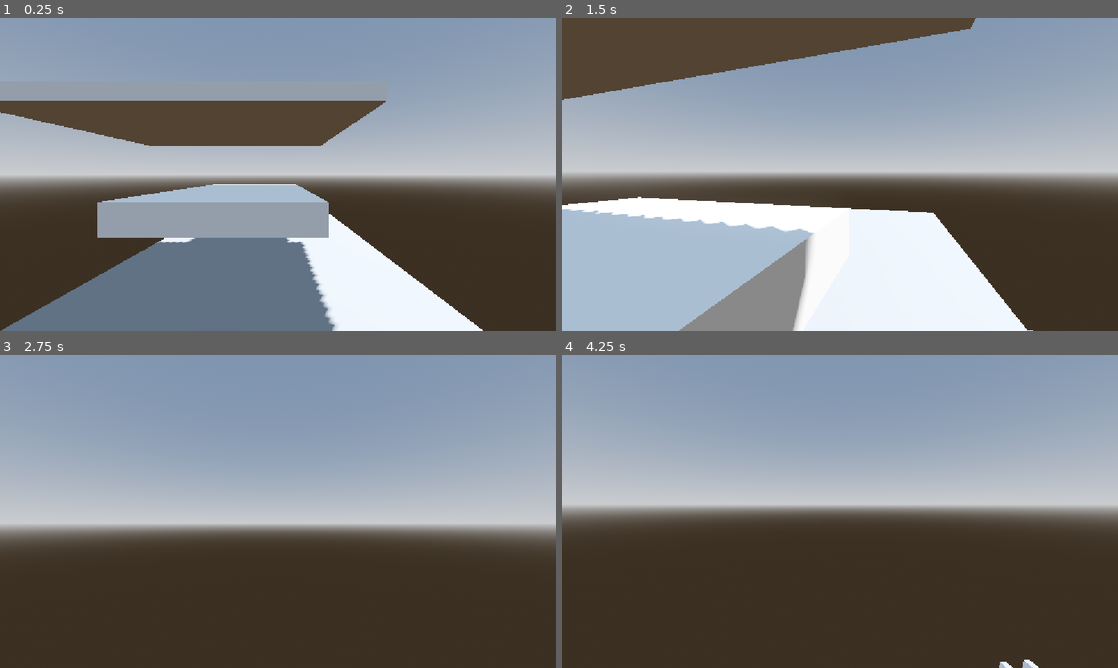
Above: before the commit, frames 1-4 (two rows, left to right).
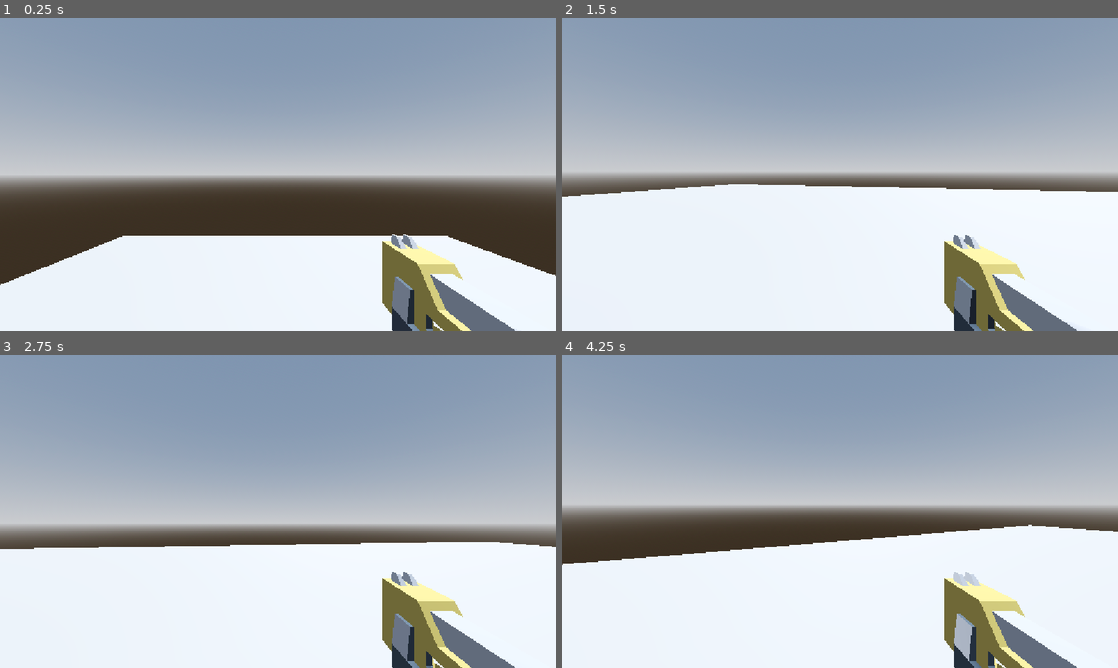
Above: after the commit, the same moments.

Repository: ErneElg162/DangDezeDubiousDimensions
Game: Godot game, scene res://Test.tscn
Same seed, same stepped clock (60 frames per second), same inputs: the game is played once before the commit and once after it.
Inputs (mouse positions are in pixels of both pictures, inside the frame that each line leads up to):
- Up to frame 1 (0.25 s): no input
- Up to frame 2 (1.5 s): tap Enter (ui_accept) at 0.5, 0.77 s; move the mouse to (867, 174) at 0.52 s; hold Right mouse button (pull, bound only after the commit) 0.53-1.28 s; hold W (forward) from 0.53 s (still down); click (867, 174) at 0.6 s; move the mouse to (812, 174) at 1.27 s; right-click (812, 174) at 1.35 s
- Up to frame 3 (2.75 s): keep holding W (forward); tap Enter (ui_accept) at 1.52 s; click (250, 511) at 1.55 s; move the mouse to (289, 505) at 2.02 s; hold Right mouse button (pull, bound only after the commit) from 2.03 s (still down); click (289, 505) at 2.1 s
- Up to frame 4 (4.25 s): keep holding W (forward); move the mouse to (834, 517) at 2.77 s; release Right mouse button (pull, bound only after the commit) at 2.78 s; right-click (834, 517) at 2.85 s; tap Enter (ui_accept) at 3.02, 3.77 s; click (834, 517) at 3.05 s; move the mouse to (878, 514) at 3.52 s; hold Right mouse button (pull, bound only after the commit) from 3.53 s (still down); click (878, 514) at 3.6 s

The runs differ from the first frame. In frame 1, 38% of the frame differs, in the area x 0-100%, y 26-100%; in frame 2, 44%, in the area x 0-100%, y 0-100%; in frame 3, 39%; in frame 4, 40%.

Commit message:
finally...

Diff:
--- a/dddd/Character/character.tscn
+++ b/dddd/Character/character.tscn
@@ -1,15 +1,17 @@
 [gd_scene format=3 uid="uid://b55le64shefxu"]
 
 [ext_resource type="Script" uid="uid://cbjfm4ct77m8e" path="res://Character/character_body_3d.gd" id="1_glpr6"]
-[ext_resource type="PackedScene" uid="uid://cefb1dpi7mgqj" path="res://Grappling/gun.tscn" id="2_pjt0s"]
-[ext_resource type="Script" uid="uid://dq82ferkgjkr2" path="res://Grappling/gun.gd" id="3_wa5vi"]
+[ext_resource type="PackedScene" uid="uid://ixa23ytkiif4" path="res://Grappling/gun.tscn" id="2_pjt0s"]
+[ext_resource type="PackedScene" uid="uid://bn41l7ybolt0x" path="res://Grappling/Rope.tscn" id="3_jkkns"]
 
 [sub_resource type="CapsuleMesh" id="CapsuleMesh_pjt0s"]
 
 [sub_resource type="CapsuleShape3D" id="CapsuleShape3D_wa5vi"]
 
-[node name="CharacterBody3D" type="CharacterBody3D" unique_id=1945213248]
+[node name="CharacterBody3D" type="CharacterBody3D" unique_id=1945213248 node_paths=PackedStringArray("ray", "rope")]
 script = ExtResource("1_glpr6")
+ray = NodePath("Camera3D/RayCast3D")
+rope = NodePath("Camera3D/GrapplingGun/Rope")
 
 [node name="MeshInstance3D" type="MeshInstance3D" parent="." unique_id=1212026909]
 mesh = SubResource("CapsuleMesh_pjt0s")
@@ -18,11 +20,14 @@
 shape = SubResource("CapsuleShape3D_wa5vi")
 
 [node name="Camera3D" type="Camera3D" parent="." unique_id=518740108]
-transform = Transform3D(1, 0, 0, 0, 1, 0, 0, 0, 1, 0, 0.53458744, -0.52446365)
+transform = Transform3D(1, 0, 0, 0, 1, 0, 0, 0, 1, 0, 0.5888145, 0)
 
 [node name="RayCast3D" type="RayCast3D" parent="Camera3D" unique_id=672320494]
 target_position = Vector3(0, 0, -20)
 
-[node name="Gun" parent="." unique_id=1647983618 instance=ExtResource("2_pjt0s")]
-transform = Transform3D(-0.99736536, 0, -0.07254199, 0, 1, 0, 0.07254199, 0, -0.99736536, 0.13590646, 0.10938889, -0.7024858)
-script = ExtResource("3_wa5vi")
+[node name="GrapplingGun" parent="Camera3D" unique_id=2126913745 instance=ExtResource("2_pjt0s")]
+transform = Transform3D(-0.99999994, 0, -8.742277e-08, 0, 1, 0, 8.742277e-08, 0, -0.99999994, 0.4011854, -0.53458744, -0.42904818)
+script = null
+
+[node name="Rope" parent="Camera3D/GrapplingGun" unique_id=946064286 instance=ExtResource("3_jkkns")]
+transform = Transform3D(-0.9999995, 0, 8.7422734e-08, 0, 1, 0, -8.7422734e-08, 0, -0.9999995, -0.03041187, 0.24177316, 0.31479025)
--- a/dddd/Character/character_body_3d.gd
+++ b/dddd/Character/character_body_3d.gd
@@ -3,17 +3,73 @@
 var look_sensitivity: float = 0.005
 
 @onready var camera: Camera3D = $Camera3D
-@onready var ray_cast_3d: RayCast3D = $Camera3D/RayCast3D
-@onready var gun: CharacterBody3D = $Gun
+@export var ray: RayCast3D
+@export var rope: Node3D
 
+var retract_vel = 100.0
+var rope_len = 2.0
+var stiffness = 5.0
+var damping = 5.0
+
+var MAX_SPEED = 15
+
+var target: Vector3
+var launched = false
 
 const SPEED = 5.0
-const JUMP_VELOCITY = 4.5
-
-var activeGrap = false
+const JUMP_VELOCITY = 5.0
 
 func _ready():
 	Input.mouse_mode = Input.MOUSE_MODE_CAPTURED
+
+func launch():
+	if ray.is_colliding():
+		target = ray.get_collision_point()
+		launched = true
+
+func retract():
+	launched = false
+
+func handle_grapple(delta: float, shrink: bool):
+	if !launched:
+		return
+
+	var target_dir = position.direction_to(target)
+	var target_dist = position.distance_to(target)
+
+	if target_dist > 2 * rope_len:
+		retract()
+		return
+
+	var displacement = target_dist - rope_len
+
+	var force = Vector3.ZERO
+
+	if displacement > 0:
+		var mag = stiffness * displacement
+		var spring_force = target_dir * mag
+
+		var vel_dot = velocity.dot(target_dir)
+		var dang = -damping * vel_dot * target_dir
+
+		force = spring_force * dang
+
+	if shrink:
+		force += target_dir * retract_vel
+
+	velocity += force * delta
+
+func update_rope():
+	if !launched:
+		rope.visible = false
+		return
+
+	rope.visible = true
+
+	var dist = global_position.distance_to(target)
+
+	rope.look_at(target)
+	rope.scale = Vector3(1, 1, dist / 2)
 
 func _unhandled_input(event):
 	if event is InputEventMouseButton:
@@ -37,14 +93,6 @@
 		Input.mouse_mode = Input.MOUSE_MODE_CAPTURED
 
 func _physics_process(delta: float) -> void:
-
-	if Input.is_action_just_pressed("left_mouse_click") and ray_cast_3d.is_colliding() and not activeGrap:
-		activeGrap = true
-		gun.shoot(ray_cast_3d.get_collision_point())
-	elif Input.is_action_just_pressed("left_mouse_click") and activeGrap:
-		activeGrap = false
-		gun.remove_line()
-
 	# Add the gravity.
 	if not is_on_floor():
 		velocity += get_gravity() * delta
@@ -55,9 +103,19 @@
 
 	# Get the input direction and handle the movement/deceleration.
 	# As good practice, you should replace UI actions with custom gameplay actions.
+
+
+	#Grappling Hook
+	if Input.is_action_just_pressed("shoot"):
+		launch()
+
+	if Input.is_action_just_released("shoot"):
+		retract()
+
 	var input_dir := Input.get_vector("left", "right", "forward", "back")
 
 	var direction := (transform.basis * Vector3(input_dir.x, 0, input_dir.y)).normalized()
+
 	if direction:
 		velocity.x = direction.x * SPEED
 		velocity.z = direction.z * SPEED
@@ -65,6 +123,15 @@
 		velocity.x = move_toward(velocity.x, 0, SPEED)
 		velocity.z = move_toward(velocity.z, 0, SPEED)
 
-	print(velocity)
+	if Input.is_action_pressed("pull"):
+		handle_grapple(delta, true)
+
+	else:
+		handle_grapple(delta, false)
+
+	update_rope()
+
+	if velocity.length() > MAX_SPEED:
+		velocity *= MAX_SPEED / velocity.length()
 
 	move_and_slide()
--- /dev/null
+++ b/dddd/Grappling/Rope.tscn
@@ -0,0 +1,9 @@
+[gd_scene format=3 uid="uid://bn41l7ybolt0x"]
+
+[sub_resource type="CylinderMesh" id="CylinderMesh_u642j"]
+
+[node name="Rope" type="Node3D" unique_id=946064286]
+
+[node name="MeshInstance3D" type="MeshInstance3D" parent="." unique_id=1593808384]
+transform = Transform3D(0.05, 0, 0, 0, -4.371139e-08, -0.05, 0, 1, -2.1855695e-09, 0, 0, -1)
+mesh = SubResource("CylinderMesh_u642j")
--- a/dddd/Grappling/gun.gd
+++ /dev/null
@@ -1,26 +0,0 @@
-extends CharacterBody3D
-
-@onready var bullet_marker: Marker3D = %bulletMarker
-
-const LINE = preload("res://Grappling/line.tscn")
-
-var line: Node3D
-
-func _process(delta: float) -> void:
-	if line:
-		line.global_position = bullet_marker.global_position
-
-func shoot(targetPosition):
-	_create_line(targetPosition)
-
-func _create_line(targetPosition):
-	line = LINE.instantiate()
-
-	get_tree().current_scene.add_child(line)
-	line.global_position = bullet_marker.global_position
-
-	line.set_target_position(targetPosition	)
-
-func remove_line():
-	line.queue_free()
-	line = null
--- a/dddd/Grappling/gun.tscn
+++ b/dddd/Grappling/gun.tscn
@@ -1,16 +1,8 @@
-[gd_scene format=3 uid="uid://cefb1dpi7mgqj"]
+[gd_scene format=3 uid="uid://ixa23ytkiif4"]
 
-[ext_resource type="Script" uid="uid://cbjfm4ct77m8e" path="res://Character/character_body_3d.gd" id="1_dk5gl"]
 [ext_resource type="PackedScene" uid="uid://uv8kb4x0yyt" path="res://Grappling/blasterM.glb" id="2_kw0bs"]
 
-[node name="Gun" type="CharacterBody3D" unique_id=1647983618]
-script = ExtResource("1_dk5gl")
+[node name="Node3D" type="Node3D" unique_id=2126913745]
 
-[node name="blasterM2" parent="." unique_id=25811305 instance=ExtResource("2_kw0bs")]
-
-[node name="blasterM2" type="MeshInstance3D" parent="blasterM2" unique_id=1533241305]
-transform = Transform3D(1, 0, 0, 0, 1, 0, 0, 0, 1, -0.16365817, 0, 0)
-
-[node name="bulletMarker" type="Marker3D" parent="." unique_id=1156323843]
-unique_name_in_owner = true
-transform = Transform3D(1, 0, 0, 0, 1, 0, 0, 0, 1, -0.14802364, 0.09515571, 0.14450954)
+[node name="blasterM2" parent="." unique_id=1001744270 instance=ExtResource("2_kw0bs")]
+transform = Transform3D(1, 0, 0, 0, 1, 0, 0, 0, 1, 0.12065613, 0.14374042, 0.17165327)
--- a/dddd/Grappling/line.gd
+++ /dev/null
@@ -1,27 +0,0 @@
-extends Node3D
-
-@onready var csg_cylinder_3d: CSGCylinder3D = $CSGCylinder3D
-
-var targetPosition
-
-func _ready() -> void:
-	hide()
-
-func set_target_position(newTargetPosition):
-	targetPosition = newTargetPosition
-
-	show()
-
-func _process(delta: float) -> void:
-	if not targetPosition: return
-
-	_set_line(targetPosition)
-
-func _set_line(newTargetPosition):
-	targetPosition = newTargetPosition
-
-	var length = global_position.distance_to(targetPosition)
-	look_at(targetPosition)
-	csg_cylinder_3d.height = length
-
-	csg_cylinder_3d.global_position = (global_position + targetPosition) / 2
--- a/dddd/Grappling/line.tscn
+++ /dev/null
@@ -1,10 +0,0 @@
-[gd_scene format=3 uid="uid://b4u02wm6eynii"]
-
-[ext_resource type="Script" uid="uid://b35mxlim7k6gm" path="res://line.gd" id="1_084u5"]
-
-[node name="Line" type="Node3D" unique_id=861641772]
-script = ExtResource("1_084u5")
-
-[node name="CSGCylinder3D" type="CSGCylinder3D" parent="." unique_id=1952618739]
-transform = Transform3D(-0.007190686, 0.99997413, 0, -0.99997413, -0.007190686, 0, 0, 0, 1, -2, 0, 0)
-radius = 0.005
--- a/dddd/Test.tscn
+++ b/dddd/Test.tscn
@@ -23,30 +23,26 @@
 [node name="Node3D" type="Node3D" unique_id=575358672]
 
 [node name="DirectionalLight3D" type="DirectionalLight3D" parent="." unique_id=1285410931]
-transform = Transform3D(-0.8660254, -0.43301278, 0.25, 0, 0.49999997, 0.86602545, -0.50000006, 0.75, -0.43301266, 0, 0, 0)
+transform = Transform3D(-0.8660254, -0.43301278, 0.25, 0, 0.49999997, 0.86602545, -0.50000006, 0.75, -0.43301266, 0, 11.646104, 0)
 shadow_enabled = true
 
 [node name="WorldEnvironment" type="WorldEnvironment" parent="." unique_id=1670382051]
 environment = SubResource("Environment_8tn2x")
 
 [node name="CharacterBody3D" parent="." unique_id=1945213248 instance=ExtResource("3_2au82")]
-transform = Transform3D(1, 0, 0, 0, 1, 0, 0, 0, 1, 0.35411048, 1.1486564, 4.4342227)
-
-[node name="Wall2" parent="." unique_id=469112148 instance=ExtResource("1_myinc")]
-transform = Transform3D(4.8695126, 0, 0, 0, 0.21537632, 0, 0, 0, 3.49847, -0.8647528, 2.7704172, -0.10638492)
-width = 0.5
-w_cent = 0.8
-
-[node name="Wall" parent="." unique_id=1118426067 instance=ExtResource("1_myinc")]
-transform = Transform3D(2.2066972, 0, 0, 0, 0.33952144, 0, 0, 0, 3.8940902, -0.2674594, 1.4103775, 0.022793293)
-width = 0.2
-w_cent = 0.05
+transform = Transform3D(1, 0, 0, 0, 1, 0, 0, 0, 1, -0.8583791, 7.752048, 1.6080849)
 
 [node name="Floor" type="StaticBody3D" parent="." unique_id=1693013999]
-transform = Transform3D(4.74461, 0, 0, 0, 0.6177273, 0, 0, 0, 17.509895, 0, 0, 0)
+transform = Transform3D(40.69784, 0, 0, 0, 0.6177273, 0, 0, 0, 48.146442, 0, 0, 0)
 
 [node name="MeshInstance3D" type="MeshInstance3D" parent="Floor" unique_id=1156718894]
 mesh = SubResource("BoxMesh_2au82")
 
 [node name="CollisionShape3D" type="CollisionShape3D" parent="Floor" unique_id=707727836]
 shape = SubResource("BoxShape3D_8tn2x")
+
+[node name="StaticBody3D2" parent="." unique_id=469112148 instance=ExtResource("1_myinc")]
+transform = Transform3D(1, 0, 0, 0, 1, 0, 0, 0, 1, -2.5610127, 5.146863, 1.7607269)
+
+[node name="StaticBody3D" parent="." unique_id=996161881 instance=ExtResource("1_myinc")]
+transform = Transform3D(1, 0, 0, 0, 1, 0, 0, 0, 1, 2.0979357, 1.7351089, 1.0235591)
--- a/dddd/project.godot
+++ b/dddd/project.godot
@@ -51,6 +51,11 @@
 "events": [Object(InputEventMouseButton,"resource_local_to_scene":false,"resource_name":"","device":-1,"window_id":0,"a …(259 unchanged characters)…
 ]
 }
+pull={
+"deadzone": 0.2,
+"events": [Object(InputEventMouseButton,"resource_local_to_scene":false,"resource_name":"","device":-1,"window_id":0,"alt_pressed":false,"shift_pressed":false,"ctrl_pressed":false,"meta_pressed":false,"button_mask":2,"position":Vector2(529, 48),"global_position":Vector2(548, 144),"factor":1.0,"button_index":2,"canceled":false,"pressed":true,"double_click":false,"script":null)
+]
+}
 
 [physics]
 
Not shown, removed: dddd/Grappling/gun.gd.uid
Not shown, removed: dddd/Grappling/line.gd.uid
